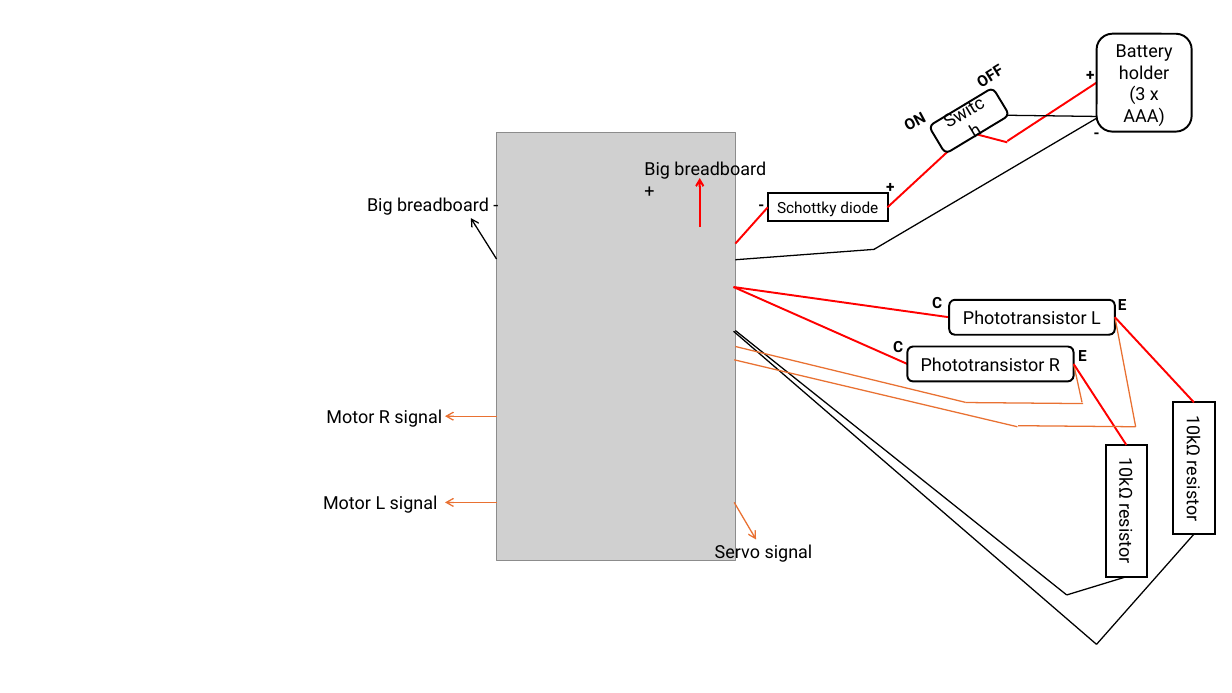
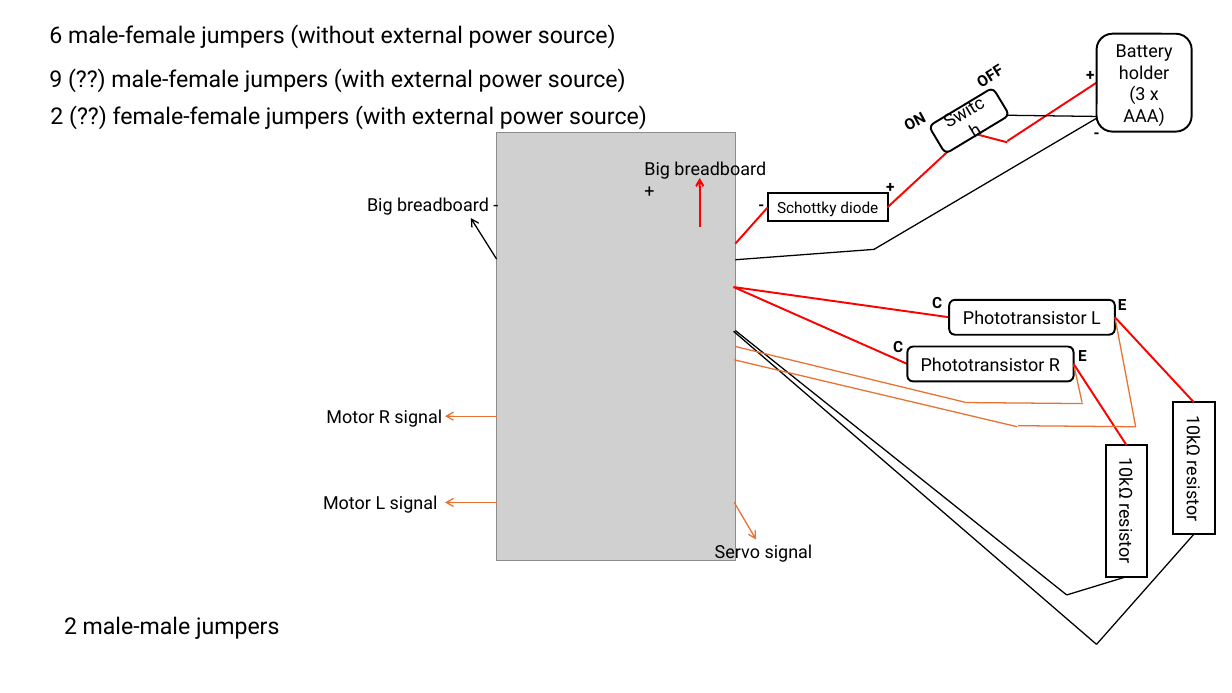
Before and after one commit to e-l-i-s-a-1/Principles-of-Digital-Fabrication-Group-23, a slide deck: slide 1 of pico/dev/schematic.pptx. Drawn at 1232x693 pixels with LibreOffice and Linux fonts; fonts in the diff are those of the drawing; grey boxes stand for pictures. Boxes give left, top, right and bottom in pixels: in the first picture for what was removed or moved away, otherwise in the second. Text is boxed around its words. In the diff, an @@ line names an element or a change of style, - is before the commit and + after.

```diff
--- a/pico/dev/schematic.pptx
+++ b/pico/dev/schematic.pptx
@@ text added at [49,24,616,48], 18 pt, text #000000 @@
+6 male-female jumpers (without external power source)
@@ text added at [49,68,626,92], 18 pt, text #000000 @@
+9 (??) male-female jumpers (with external power source)
@@ text added at [50,105,647,129], 18 pt, text #000000 @@
+2 (??) female-female jumpers (with external power source)
@@ text added at [64,616,279,639], 18 pt, text #000000 @@
+2 male-male jumpers
```
Also in this commit, not shown: 1 other slide changed, 3 other files.
